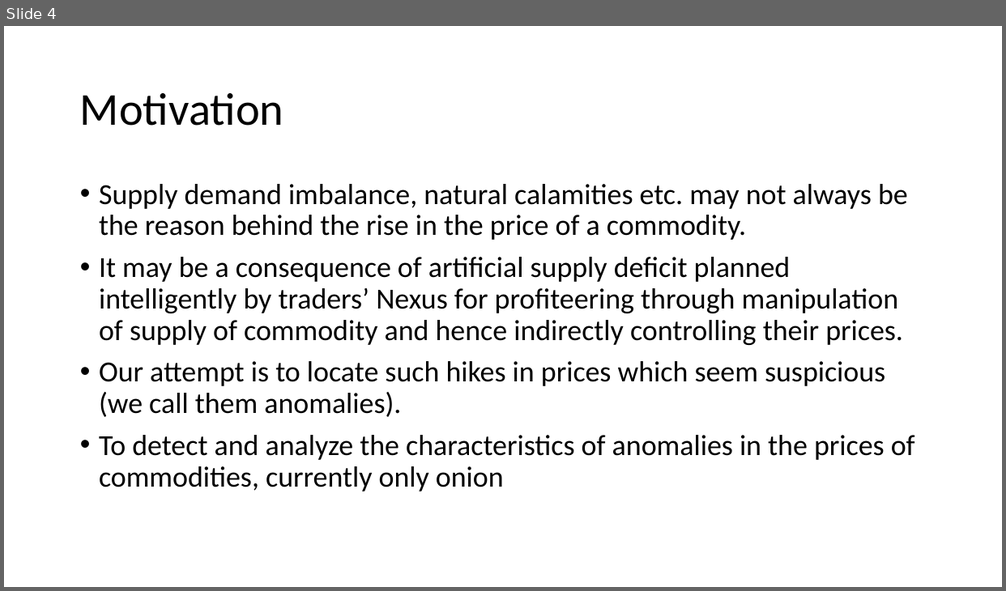
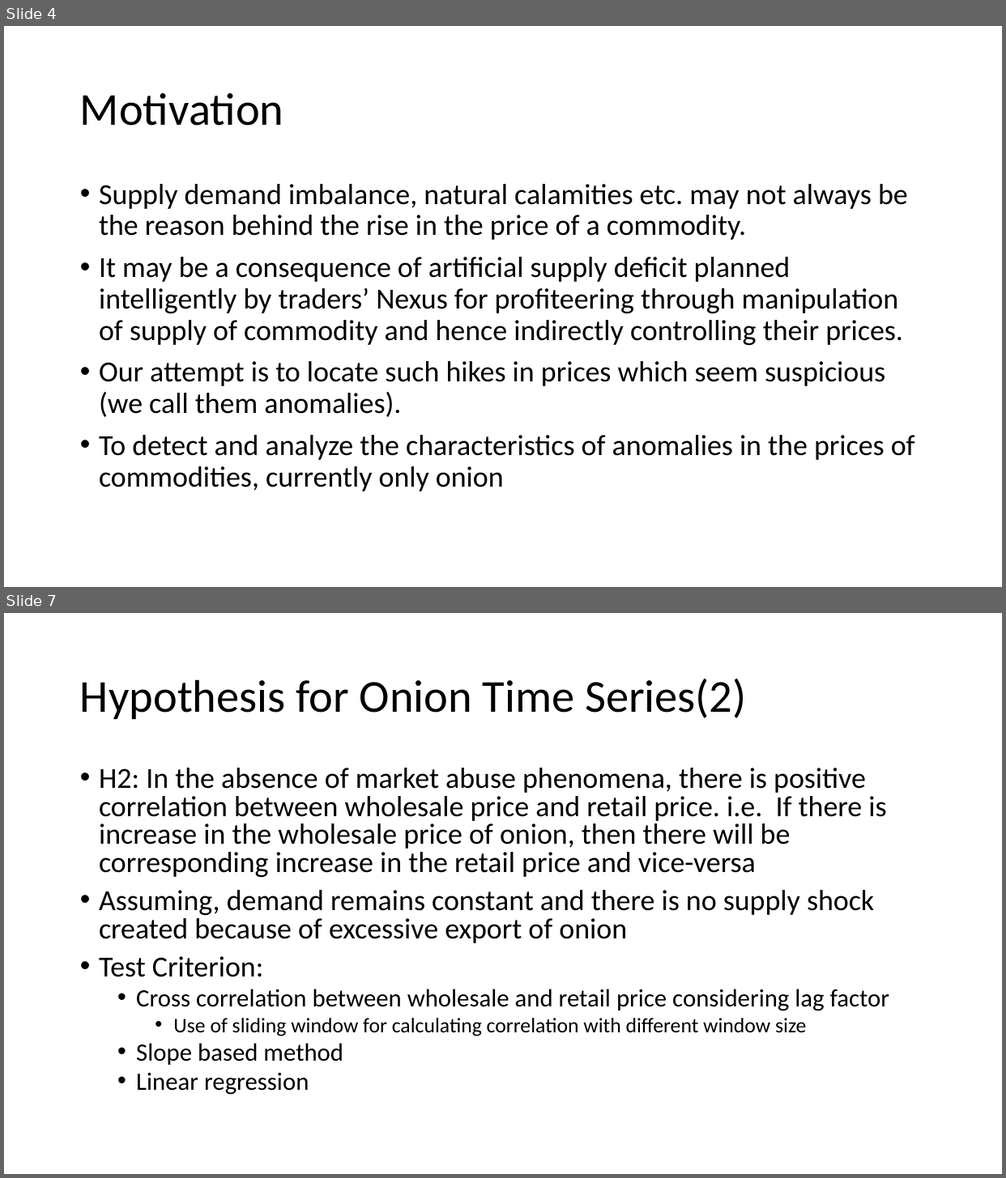
Before and after one commit to baldvaritesh/mtp, a slide deck: thesisPresentation/Thesis.pptx. Shown one above the other, each under a label of ours: slide 4 before the commit, slides 4 and 7 after it; the slides between them are not shown. The pictures are 1006x591 and 1006x1178 pixels, drawn with LibreOffice and Linux fonts; fonts in the diff are those of the drawing. Boxes give left, top, right and bottom in pixels: in the first picture for what was removed or moved away, otherwise in the second. Text is boxed around its words. In the diff, an @@ line names an element or a change of style, - is before the commit and + after.

```diff
--- a/thesisPresentation/Thesis.pptx
+++ b/thesisPresentation/Thesis.pptx
@@ slide 7 added at box(4, 613, 1002, 1174), background #FFFFFF @@
@@ title added at box(80, 679, 746, 719), 44 pt, text #000000 @@
+Hypothesis for Onion Time Series(2)
@@ text added at box(99, 768, 890, 1095), 28 pt, text #000000 @@
+• H2: In the absence of market abuse phenomena, there is positive correlation between wholesale price and retail price. i.e. If there is increase in the wholesale price of onion, then there will be corresponding increase in the retail price and vice-versa
+• Assuming, demand remains constant and there is no supply shock created because of excessive export of onion
+• Test Criterion:
+  • Cross correlation between wholesale and retail price considering lag factor
+    • Use of sliding window for calculating correlation with different window size
+  • Slope based method
+  • Linear regression
```
Also in this commit, not shown: 1 slide changed, 15 other slides added, 1 slide removed, 11 other files.
